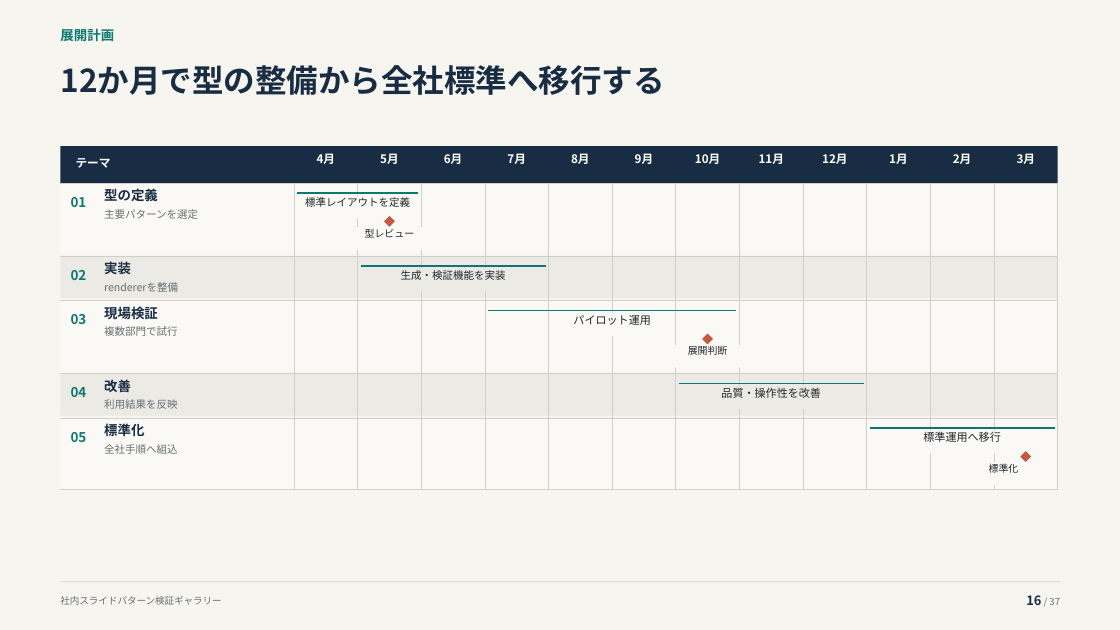
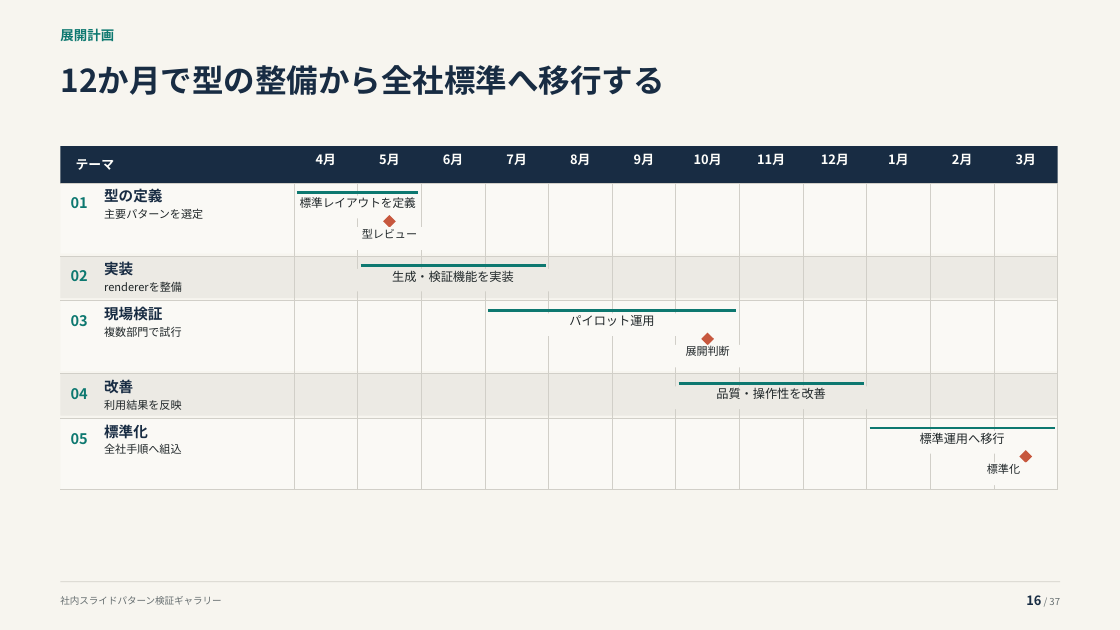
Before and after one commit to thinas1115/pptxdsl, a slide deck: slide 16 of examples/gallery/pattern_gallery.pptx. Drawn at 1120x630 pixels with LibreOffice and Linux fonts; fonts in the diff are those of the drawing. Boxes give left, top, right and bottom in pixels: in the first picture for what was removed or moved away, otherwise in the second. Text is boxed around its words. In the diff, an @@ line names an element or a change of style, - is before the commit and + after.

Commit message:
工程表の期間線と作業名の可読性を改善する

```diff
--- a/examples/gallery/pattern_gallery.pptx
+++ b/examples/gallery/pattern_gallery.pptx
@@ size 10 to 11 pt in 13 elements at (76, 159, 115, 170), (316, 153, 336, 165), (379, 153, 399, 165), (443, 153, 463, 165), (506, 153, 526, 165), (570, 153, 590, 165), (634, 153, 654, 165), (694, 153, 722, 165), (757, 153, 785, 165), (821, 153, 849, 165), (888, 153, 908, 165), (952, 153, 972, 165), (1016, 153, 1036, 165) @@
@@ rectangle "標準レイアウトを定義" at (296, 196, 420, 218): size 9 to 10 pt @@
@@ rectangle "生成・検証機能を実装": place and size @@
-rectangle "生成・検証機能を実装" at (394, 269, 513, 292)
+rectangle "生成・検証機能を実装" at (329, 269, 577, 292)
@@ rectangle "生成・検証機能を実装" at (329, 269, 577, 292): size 9 to 10.5 pt @@
@@ rectangle "パイロット運用": place and size @@
-rectangle "パイロット運用" at (573, 315, 650, 325)
+rectangle "パイロット運用" at (488, 313, 737, 336)
@@ size 9.5 to 10.5 pt in 3 elements at (869, 431, 1056, 454), (488, 313, 737, 336), (647, 386, 896, 409) @@
@@ rectangle "品質・操作性を改善": place and size @@
-rectangle "品質・操作性を改善" at (721, 387, 821, 398)
+rectangle "品質・操作性を改善" at (647, 386, 896, 409)
@@ size 11.5 to 12.5 pt in 10 elements at (71, 197, 88, 208), (104, 188, 162, 203), (71, 270, 88, 281), (104, 261, 133, 275), (71, 315, 88, 326), (104, 305, 162, 324), (71, 388, 88, 399), (104, 380, 133, 393), (71, 433, 88, 444), (104, 424, 148, 439) @@
@@ size 9 to 9.5 pt, text colour #666E70 to #202729 in 5 elements at (104, 208, 203, 219), (104, 282, 182, 292), (104, 326, 181, 337), (104, 400, 181, 410), (104, 443, 181, 454) @@
@@ rectangle "標準運用へ移行": place and size @@
-rectangle "標準運用へ移行" at (903, 431, 1022, 454)
+rectangle "標準運用へ移行" at (869, 431, 1056, 454)
@@ size 8.5 to 9.5 pt in 3 elements at (362, 226, 417, 239), (686, 344, 730, 356), (951, 462, 1056, 485) @@
```
Also in this commit, not shown: 1 other slide changed, 7 other files.
